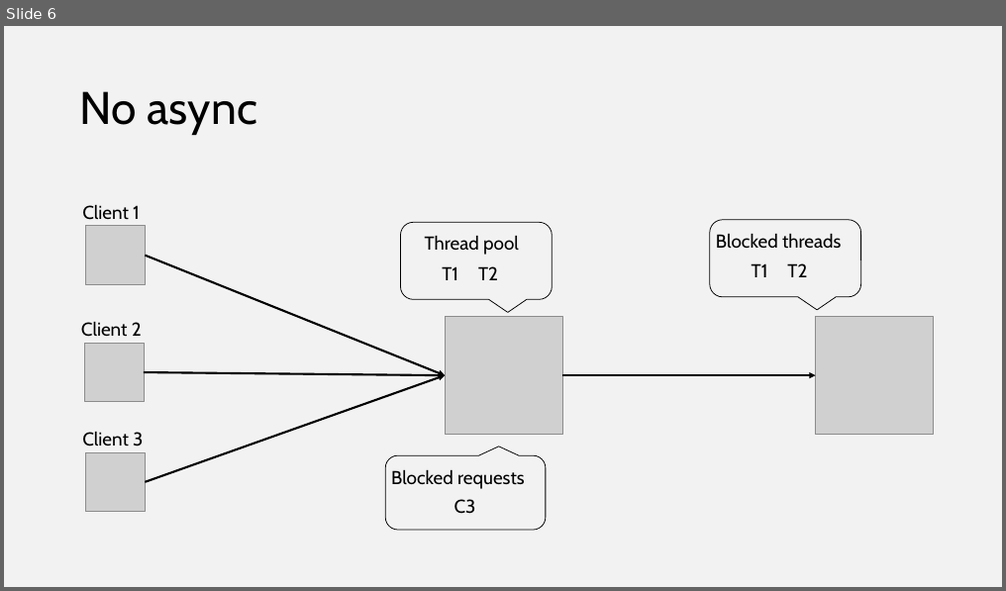
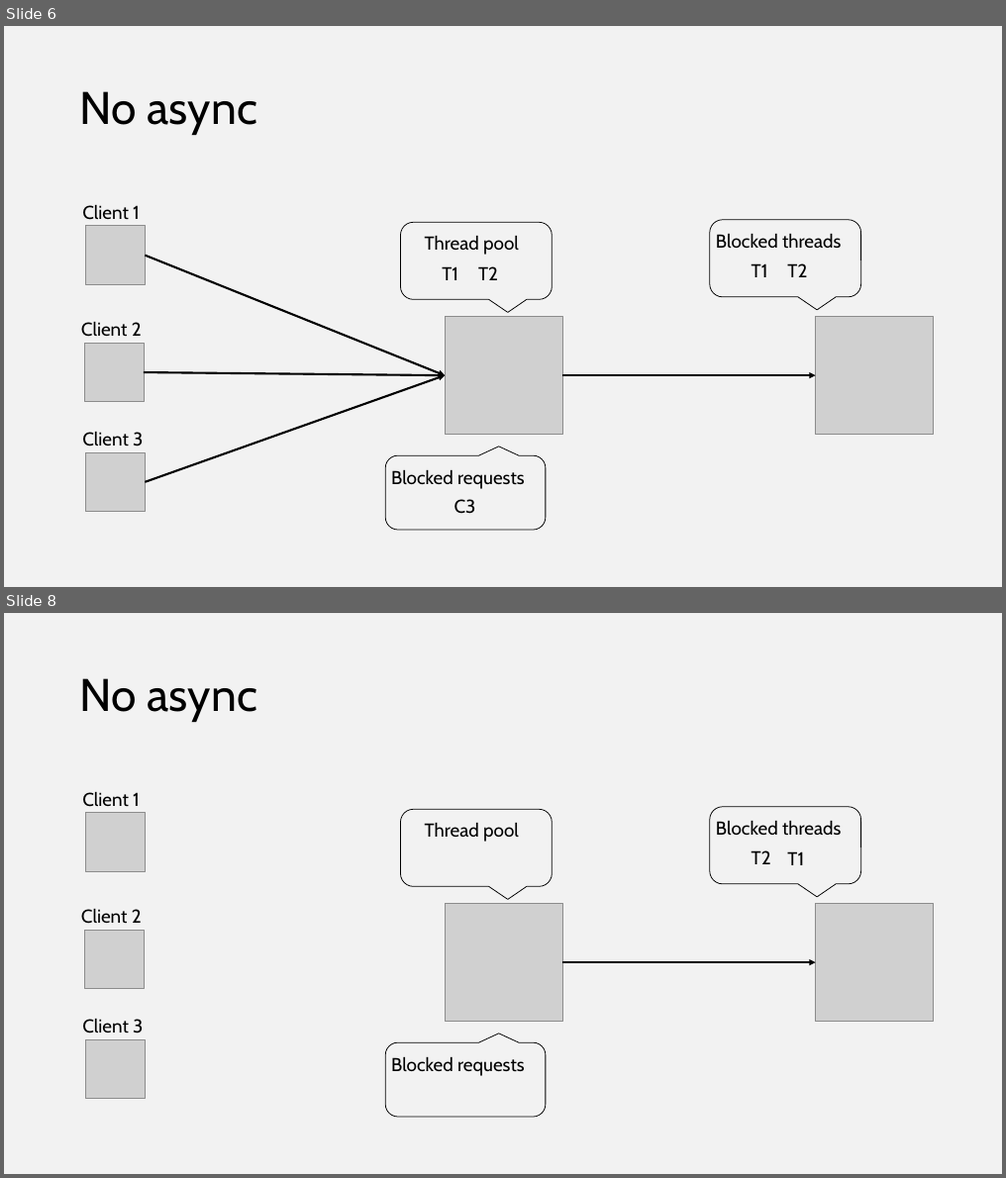
Before and after one commit to joaofbantunes/AsyncAllTheThings, a slide deck: presentation/AsyncAllTheThings.pptx. Shown one above the other, each under a label of ours: slide 6 before the commit, slides 6 and 8 after it; the slides between them are not shown. The pictures are 1006x591 and 1006x1178 pixels, drawn with LibreOffice and Linux fonts; fonts in the diff are those of the drawing; grey boxes stand for pictures. Boxes give left, top, right and bottom in pixels: in the first picture for what was removed or moved away, otherwise in the second. Text is boxed around its words. In the diff, an @@ line names an element or a change of style, - is before the commit and + after.

```diff
--- a/presentation/AsyncAllTheThings.pptx
+++ b/presentation/AsyncAllTheThings.pptx
@@ slide 8 added at [4, 613, 1002, 1174], background #F2F2F2 @@
@@ title added at [80, 678, 257, 722], 44 pt, text #000000 @@
+No async
@@ text added at [82, 791, 140, 807], 18 pt, text #000000 @@
+Client 1
@@ picture added at [86, 813, 146, 872] @@
@@ rounded speech box added at [401, 809, 552, 886], outline #000000 0.75 pt @@
@@ rounded speech box added at [710, 807, 861, 884], outline #000000 0.75 pt @@
@@ text added at [716, 820, 841, 836], 18 pt, text #000000 @@
+Blocked threads
@@ text added at [425, 822, 519, 842], 18 pt, text #000000 @@
+Thread pool
@@ text added at [751, 851, 771, 864], 18 pt, text #000000 @@
+T2
@@ text added at [787, 852, 804, 865], 18 pt, text #000000 @@
+T1
@@ text added at [81, 908, 142, 924], 18 pt, text #000000 @@
+Client 2
@@ picture added at [445, 903, 562, 1021] @@
@@ picture added at [816, 903, 933, 1021] @@
@@ picture added at [85, 931, 144, 989] @@
@@ arrow added from (562, 962) to (816, 962), #000000 2 pt @@
@@ text added at [82, 1018, 143, 1034], 18 pt, text #000000 @@
+Client 3
@@ picture added at [86, 1040, 146, 1099] @@
@@ rounded speech box added at [386, 1043, 546, 1117], outline #000000 0.75 pt @@
@@ text added at [391, 1057, 525, 1076], 18 pt, text #000000 @@
+Blocked requests
```
Also in this commit, not shown: 1 other slide added.
